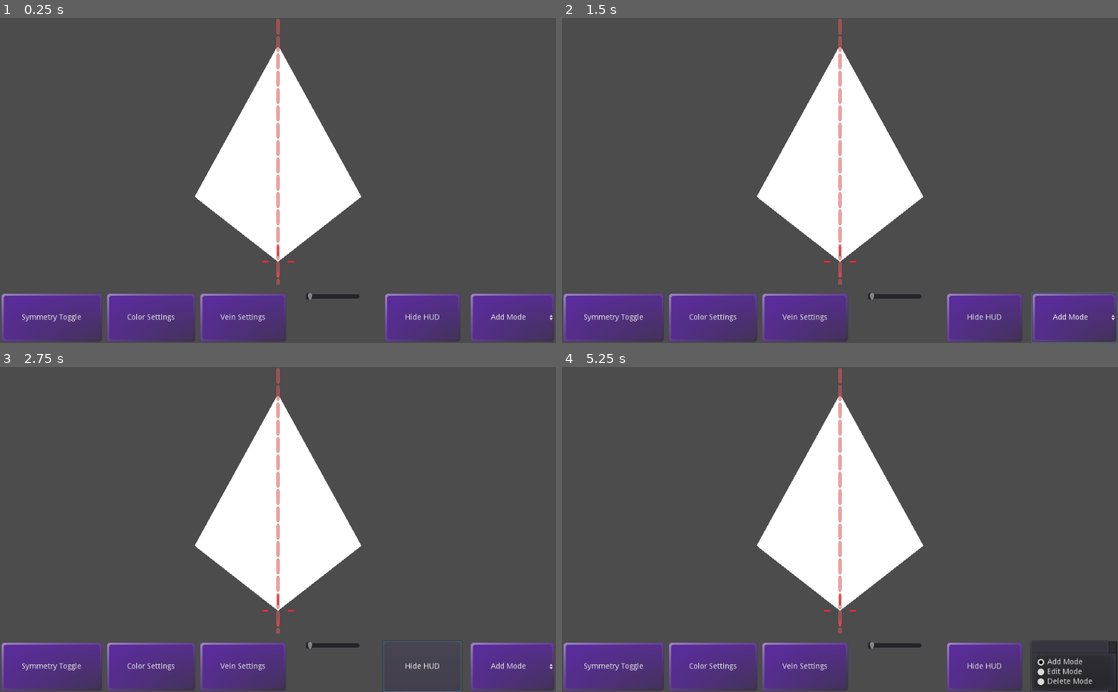
Above: before the commit, frames 1-4 (two rows, left to right).
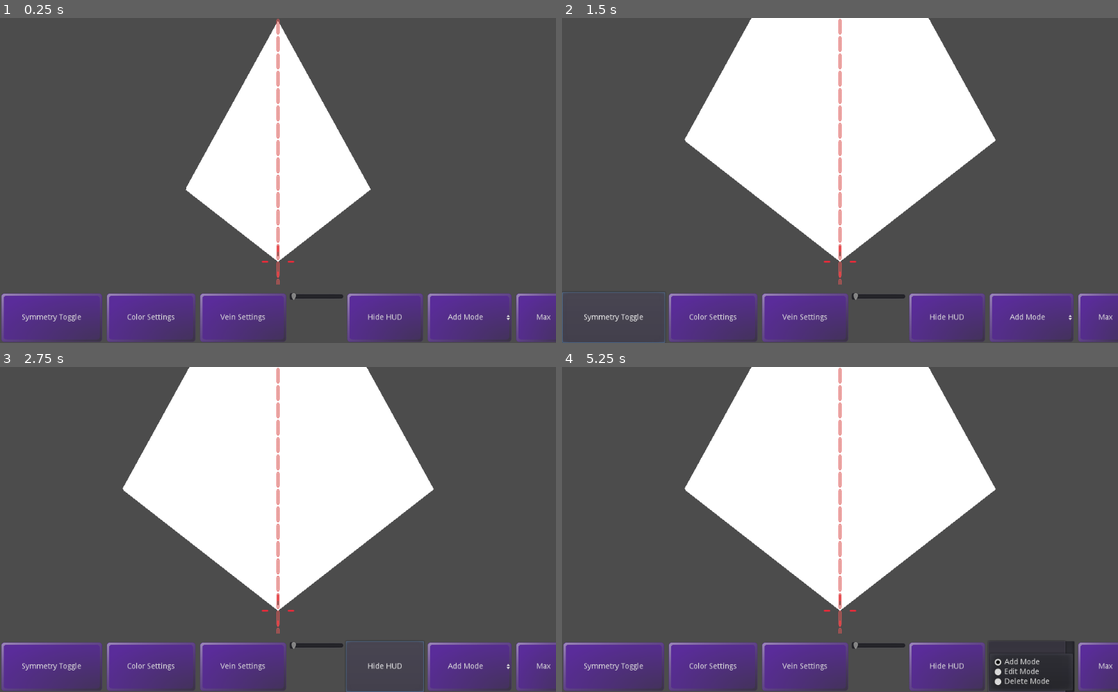
Above: after the commit, the same moments.

Repository: LettucePie/persephone
Game: Godot game, scene res://design/leafmaker.tscn
Two runs of this game, one before a commit and one after it. Both use one fixed random seed, a clock stepped at 60 frames per second and the inputs below.
Inputs (mouse positions are in pixels of both pictures, inside the frame that each line leads up to):
- Up to frame 1 (0.25 s): no input
- Up to frame 2 (1.5 s): click (1106, 317) at 0.5 s, where only the run after the commit has a clickable "Max"; click "Symmetry Toggle" at 1.25 s
- Up to frame 3 (2.75 s): click "Hide HUD" at 2 s
- Up to frame 4 (5.25 s): click "Add Mode" at 2.75 s; click "Symmetry Toggle" at 3.5 s; click "Hide HUD" at 4.25 s; click "Add Mode" at 5 s

The runs differ from the first frame. In frame 1, 5.4% of the frame differs, in the area x 33-100%, y 0-100%; in frame 2, 23%, in the area x 0-100%, y 0-100%; in frame 3, 19%; in frame 4, 21%.

Commit message:
Resizing now scales up and down

Diff:
--- a/design/leafmaker.tscn
+++ b/design/leafmaker.tscn
@@ -72,8 +72,8 @@
 text = "Vein Settings"
 
 [node name="HSlider" type="HSlider" parent="ui/HBoxContainer"]
-margin_left = 563.0
-margin_right = 663.0
+margin_left = 533.0
+margin_right = 633.0
 margin_bottom = 16.0
 rect_min_size = Vector2( 100, 0 )
 size_flags_horizontal = 6
@@ -82,20 +82,26 @@
 value = 3.0
 
 [node name="Button4" type="Button" parent="ui/HBoxContainer"]
-margin_left = 706.0
-margin_right = 850.0
+margin_left = 637.0
+margin_right = 781.0
 margin_bottom = 94.0
 size_flags_horizontal = 6
 text = "Hide HUD"
 
 [node name="Mode" type="OptionButton" parent="ui/HBoxContainer"]
-margin_left = 864.0
-margin_right = 1023.0
+margin_left = 785.0
+margin_right = 944.0
 margin_bottom = 94.0
 size_flags_horizontal = 6
 text = "Add Mode"
 items = [ "Add Mode", null, false, 0, null, "Edit Mode", null, false, 1, null, "Delete Mode", null, false, 2, null ]
 selected = 0
+
+[node name="Maximize" type="Button" parent="ui/HBoxContainer"]
+margin_left = 948.0
+margin_right = 1054.0
+margin_bottom = 94.0
+text = "Max"
 
 [node name="SymmetryLine" type="TextureRect" parent="ui"]
 anchor_left = 0.5
@@ -115,4 +121,5 @@
 [connection signal="resized" from="ui" to="canvas" method="_on_ui_resized"]
 [connection signal="pressed" from="ui/HBoxContainer/Symmetry" to="ui" method="_on_Symmetry_pressed"]
 [connection signal="item_selected" from="ui/HBoxContainer/Mode" to="canvas" method="_on_Mode_item_selected"]
+[connection signal="pressed" from="ui/HBoxContainer/Maximize" to="canvas" method="_on_Maximize_pressed"]
 [connection signal="gui_input" from="ui/table" to="canvas" method="_on_table_gui_input"]
--- a/design/leafmaker_canvas.gd
+++ b/design/leafmaker_canvas.gd
@@ -36,8 +36,8 @@
 	leaf_origin.position = new_position
 	if leaf_curve.get_point_count() > 0:
 		slide_curve(old_position - new_position)
-		fit_curve(new_position, OS.get_window_size().x, new_position.y)
-		print("Consider Scaling up the curve based on old_position to new_position")
+		maximize_curve_scale(new_position)
+		fit_curve_scale(new_position, OS.get_window_size().x, new_position.y)
 
 
 func slide_curve(offset : Vector2):
@@ -45,7 +45,7 @@
 		leaf_curve.set_point_position(i, leaf_curve.get_point_position(i) - offset)
 
 
-func fit_curve(anchor : Vector2, w : float, h : float):
+func fit_curve_scale(anchor : Vector2, w : float, h : float):
 	var bad_actors : Array = []
 	for i in leaf_curve.get_point_count():
 		## Filter out the Origin Point
@@ -84,8 +84,30 @@
 		scale_curve(anchor, greatest_distance / anchor_distance)
 
 
-func maximize_curve(anchor : Vector2):
+func maximize_curve_scale(anchor : Vector2):
 	pass
+	var center = leaf_origin.position
+	center.y *= 0.5
+	var closest_distance : float = 100000
+	var closest_point = null
+	for i in leaf_curve.get_point_count():
+		var bound = Vector2.ZERO
+		var i_pos = leaf_curve.get_point_position(i)
+		if i_pos.x <= center.x:
+			bound.x = 5
+		else:
+			bound.x = OS.get_screen_size().x - 5
+		if i_pos.y <= center.x:
+			bound.y = 5
+		else:
+			bound.y = i_pos.y
+		var distance = i_pos.distance_to(bound)
+		if distance < closest_distance:
+			closest_distance = distance
+			closest_point = [i, i_pos, bound, distance]
+	if closest_point != null:
+		var anchor_distance = anchor.distance_to(closest_point[2])
+		scale_curve(anchor, (closest_point[3] / anchor_distance) * -1.0)
 
 
 func scale_curve(anchor : Vector2, percent : float):
@@ -182,5 +204,11 @@
 
 
 func _on_ui_resized():
-	print("UI Resized")
+#	print("UI Resized")
 	recenter_origin()
+
+
+func _on_Maximize_pressed():
+#	print("Maximize Curve Pressed")
+	maximize_curve_scale(leaf_origin.position)
+	update()
